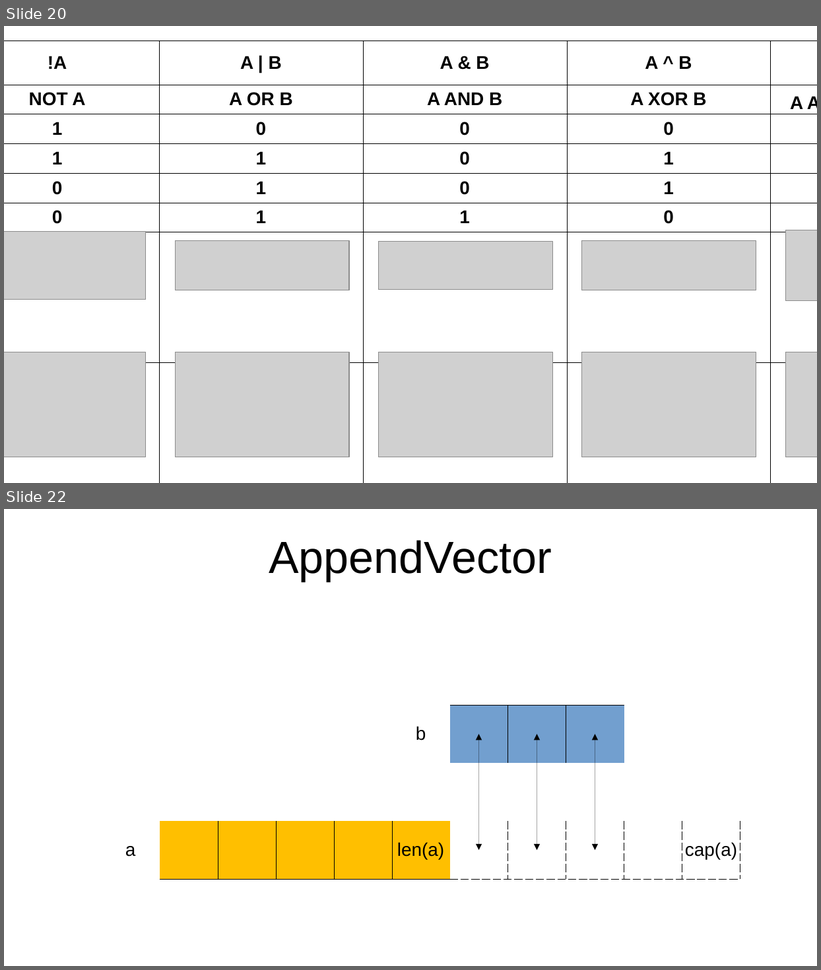
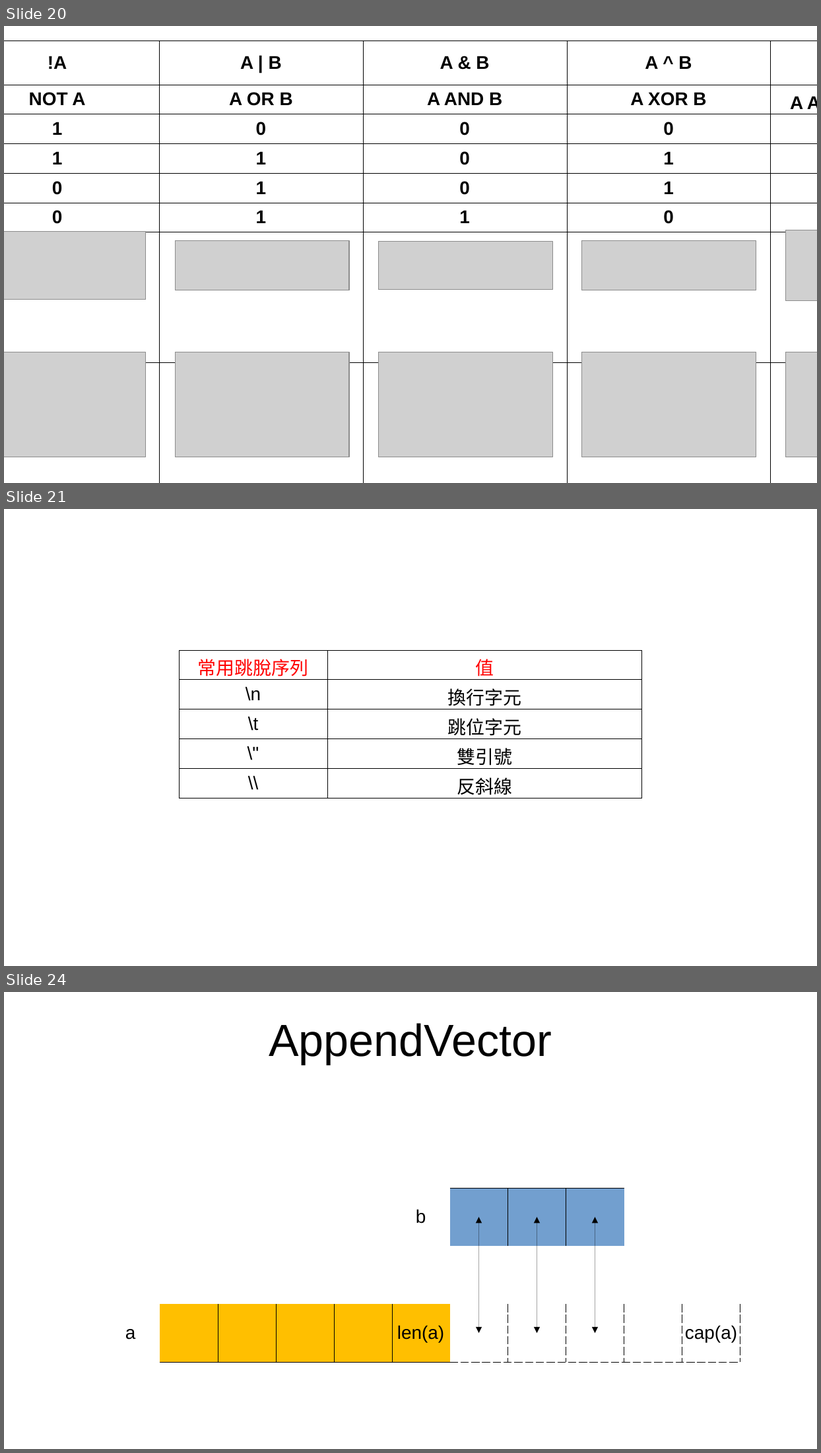
Before and after one commit to oneleo/golang-cht, a slide deck: images/images.odp. Shown one above the other, each under a label of ours: slides 20 and 22 before the commit, slides 20, 21 and 24 after it; the slides between them are not shown. The pictures are 821x970 and 821x1453 pixels, drawn with LibreOffice and Linux fonts; fonts in the diff are those of the drawing; grey boxes stand for pictures. Boxes give left, top, right and bottom in pixels: in the first picture for what was removed or moved away, otherwise in the second. Text is boxed around its words. In the diff, an @@ line names an element or a change of style, - is before the commit and + after.

```diff
--- a/images/images.odp
+++ b/images/images.odp
@@ slide 21 added at [4,509,817,966], background #FFFFFF @@
@@ table added at [180,650,643,798], 5 rows, 2 columns @@
+常用跳脫序列 | 值
+\n | 換行字元
+\t | 跳位字元
+\" | 雙引號
+\\ | 反斜線
@@ what was slide 22 is now slide 24 @@
```
Also in this commit, not shown: 1 other slide added, 14 other files.
